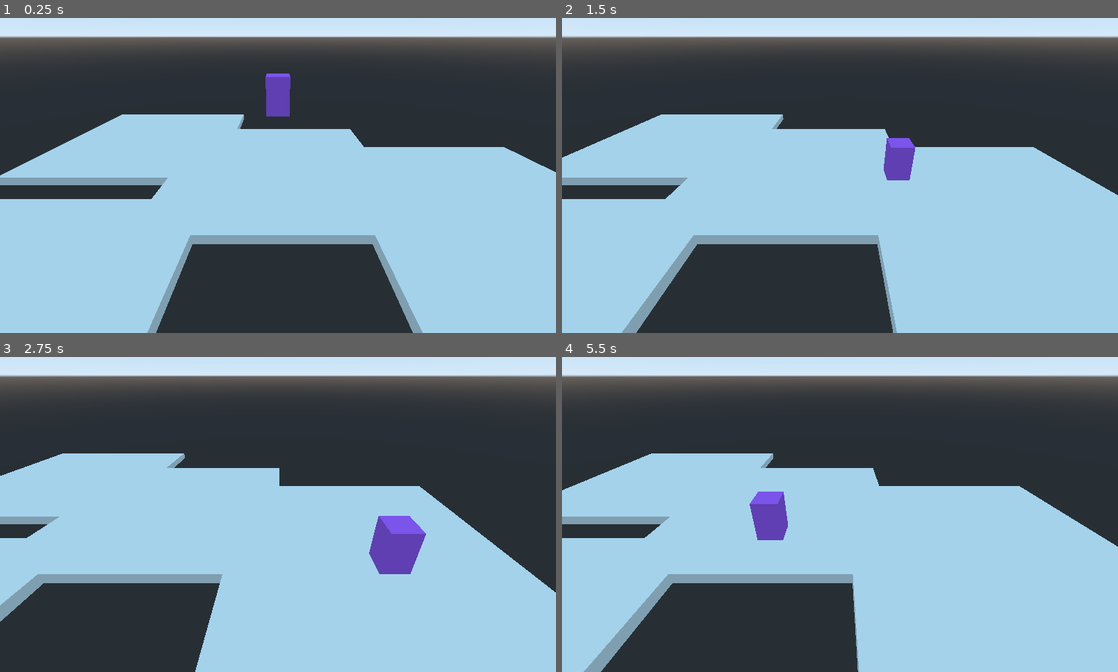
Above: before the commit, frames 1-4 (two rows, left to right).
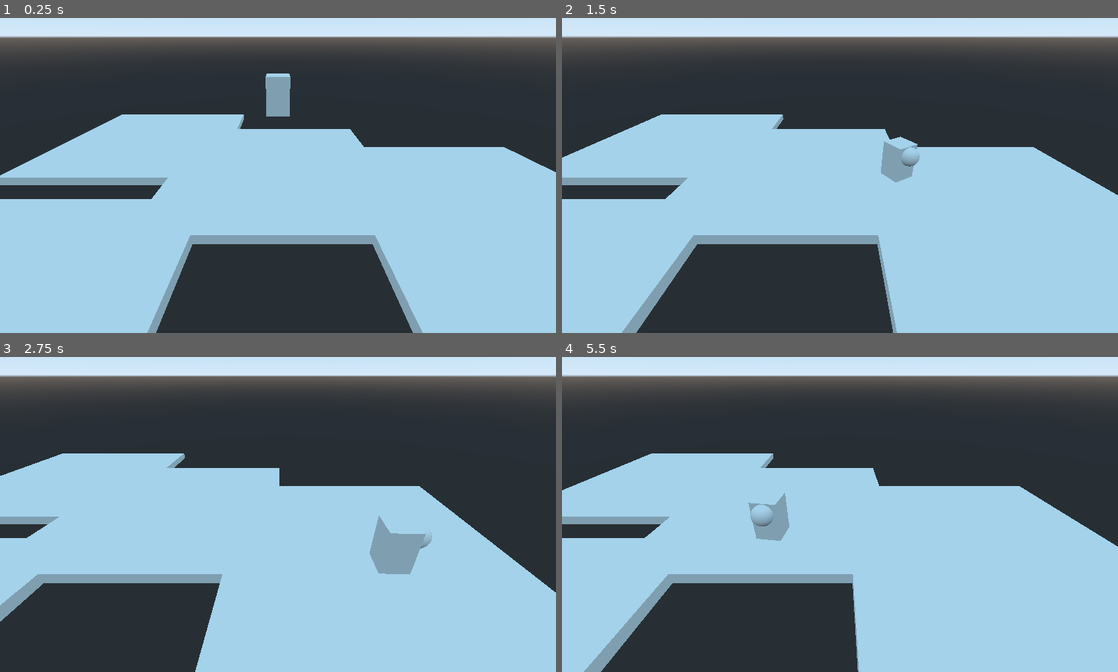
Above: after the commit, the same moments.

Repository: jonjondev/bendt-investigations
Game: Godot game, scene res://src/Main.tscn
The game is run twice, just before and just after one commit, with the same random seed, the same clock (stepped at 60 frames per second) and the same inputs.
Inputs:
- Up to frame 1 (0.25 s): no input
- Up to frame 2 (1.5 s): hold Right (ui_right) 0.53-1.28 s; hold Down (ui_down) from 1.28 s (still down)
- Up to frame 3 (2.75 s): release Down (ui_down) at 2.03 s; hold Right (ui_right) from 2.03 s (still down)
- Up to frame 4 (5.5 s): release Right (ui_right) at 2.78 s; hold Up (ui_up) 2.78-3.53 s; hold Left (ui_left) 3.53-5.03 s; hold Down (ui_down) from 5.03 s (still down)

The runs differ from the first frame. In frame 1, 0.6% of the frame differs, in the area x 47-53%, y 17-32%; in frame 2, 0.8%; in frame 3, 1.5%, in the area x 66-78%, y 50-70%; in frame 4, 0.9%.

Commit message:
Added directional movement rotation to player mesh

Diff:
--- a/src/Player.tscn
+++ b/src/Player.tscn
@@ -2,17 +2,14 @@
 
 [ext_resource path="res://src/Scripts/Player.gd" type="Script" id=1]
 
-
-
-
-
-[sub_resource type="CubeMesh" id=3]
+[sub_resource type="CubeMesh" id=1]
 size = Vector3( 0.5, 0.8, 0.5 )
 
-[sub_resource type="SpatialMaterial" id=4]
-albedo_color = Color( 0.756863, 0.4, 1, 1 )
+[sub_resource type="SphereMesh" id=3]
+radius = 0.2
+height = 0.4
 
-[sub_resource type="BoxShape" id=5]
+[sub_resource type="BoxShape" id=4]
 extents = Vector3( 0.25, 0.4, 0.25 )
 
 [node name="Player" type="KinematicBody"]
@@ -20,11 +17,16 @@
 script = ExtResource( 1 )
 
 [node name="MeshInstance" type="MeshInstance" parent="."]
+mesh = SubResource( 1 )
+material/0 = null
+
+[node name="MeshInstance2" type="MeshInstance" parent="MeshInstance"]
+transform = Transform( 1, 0, 0, 0, 1, 0, 0, 0, 1, 0, 0.19, -0.3 )
 mesh = SubResource( 3 )
-material/0 = SubResource( 4 )
+material/0 = null
 
 [node name="CollisionShape" type="CollisionShape" parent="."]
-shape = SubResource( 5 )
+shape = SubResource( 4 )
 
 [node name="RayCasts" type="Spatial" parent="."]
 
--- a/src/Scripts/Player.gd
+++ b/src/Scripts/Player.gd
@@ -7,7 +7,6 @@
 
 onready var ray_cast_group: Spatial = $RayCasts
 onready var ray_casts: Array = $RayCasts.get_children()
-
 
 func _physics_process(delta) -> void:
 	var move: Vector3 = Vector3.ZERO
@@ -22,6 +21,13 @@
 
 	move = move.normalized() * move_speed
 	translation = translation + get_valid_move(move)
+
+	var initial_transform: Transform = $MeshInstance.get_transform()
+	var final_transform: Transform = Transform(initial_transform.basis, $MeshInstance.translation + move)
+	if initial_transform != final_transform:
+		var rotated_transform: Transform = initial_transform.looking_at(final_transform.origin, Vector3.UP)
+		var rotated_quat: Quat = Quat(initial_transform.basis).slerp(rotated_transform.basis, delta*5)
+		$MeshInstance.set_transform(Transform(rotated_quat, initial_transform.origin))
 
 	velocity += gravity * delta
 	velocity = move_and_slide(velocity)
